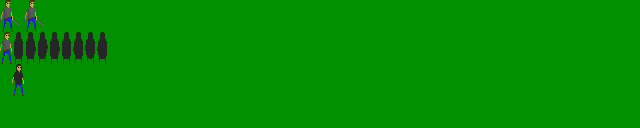
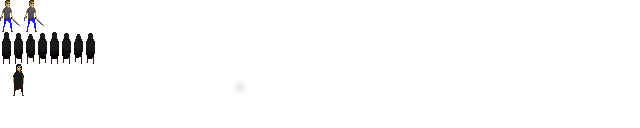
Layers edited between the first and the second 640×128 image:
painted on "cloack" over [2, 32, 249, 96]
painted on "walking around" over [0, 0, 107, 94]
hid "Background" over [0, 0, 640, 128]
